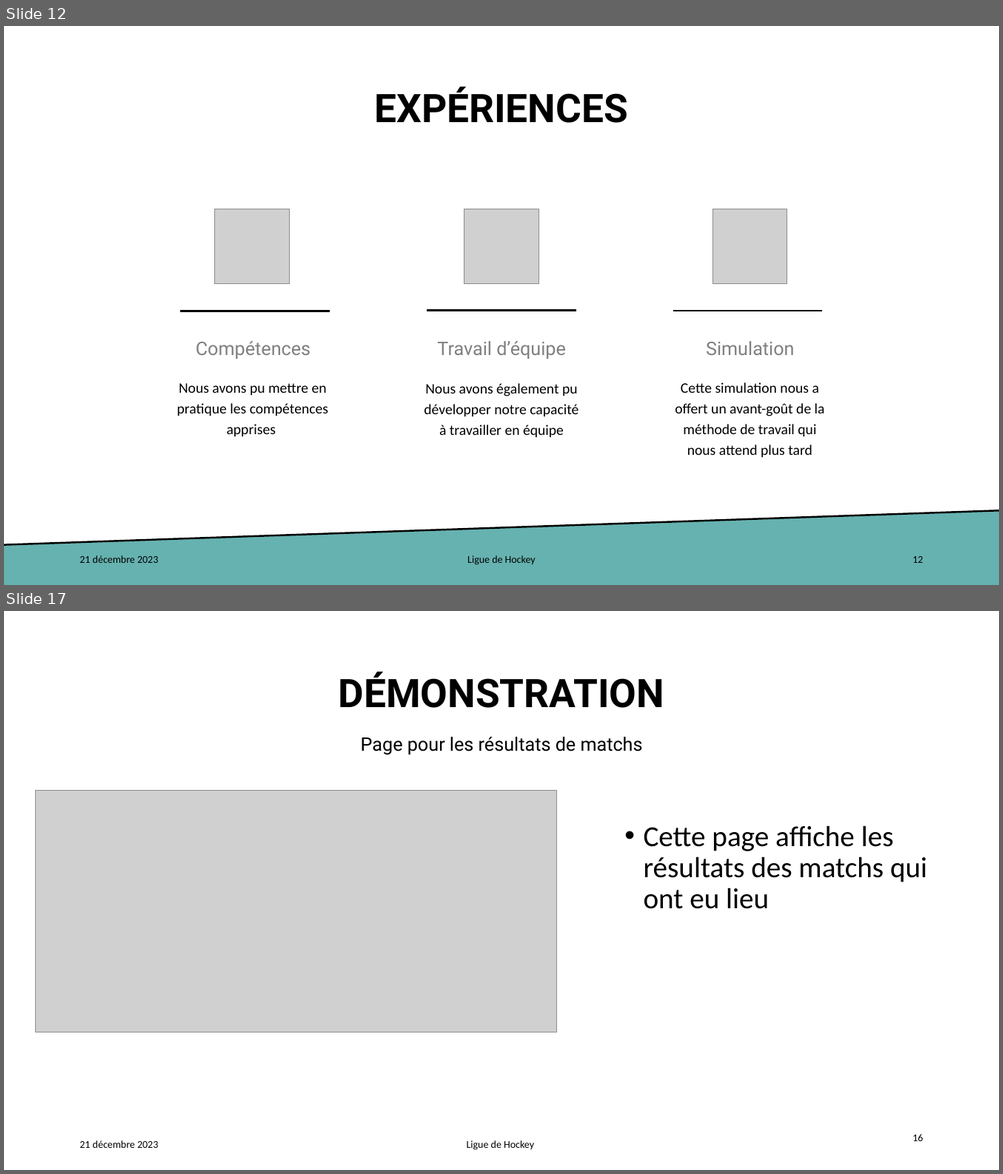
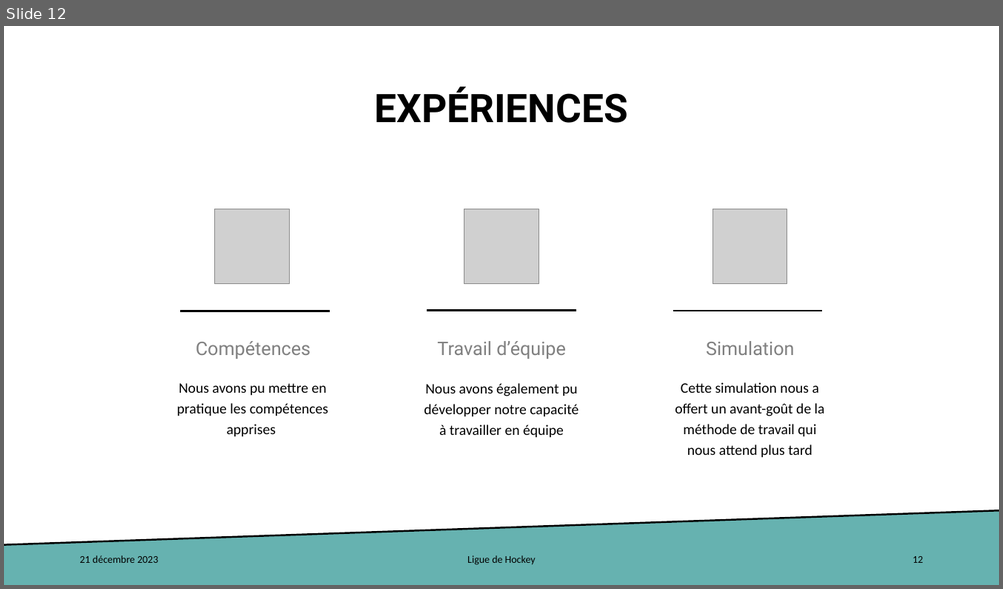
Before and after one commit to KALASHXPRO/Ligue-De-Hockey, a slide deck: PresentationWeb.pptx. Shown one above the other, each under a label of ours: slides 12 and 17 before the commit, slide 12 after it; the slides between them are not shown. The pictures are 1003x1174 and 1003x589 pixels, drawn with LibreOffice and Linux fonts; fonts in the diff are those of the drawing; grey boxes stand for pictures. Boxes give left, top, right and bottom in pixels: in the first picture for what was removed or moved away, otherwise in the second. Text is boxed around its words. In the diff, an @@ line names an element or a change of style, - is before the commit and + after.

```diff
--- a/PresentationWeb.pptx
+++ b/PresentationWeb.pptx
@@ slide 17 removed at box(4, 611, 999, 1170), background #FFFFFF @@
@@ title removed at box(338, 672, 664, 708) @@
-DÉMONSTRATION
@@ text removed at box(361, 737, 643, 755) @@
-Page pour les résultats de matchs
@@ picture removed at box(35, 790, 556, 1032) @@
@@ text removed at box(643, 826, 927, 909) @@
-• Cette page affiche les résultats des matchs qui ont eu lieu
@@ text removed at box(79, 1141, 158, 1148) @@
-21 décembre 2023
@@ text removed at box(466, 1141, 534, 1150) @@
-Ligue de Hockey
@@ text removed at box(912, 1134, 922, 1142) @@
-16
```
Also in this commit, not shown: 3 other slides removed, 21 other files.
